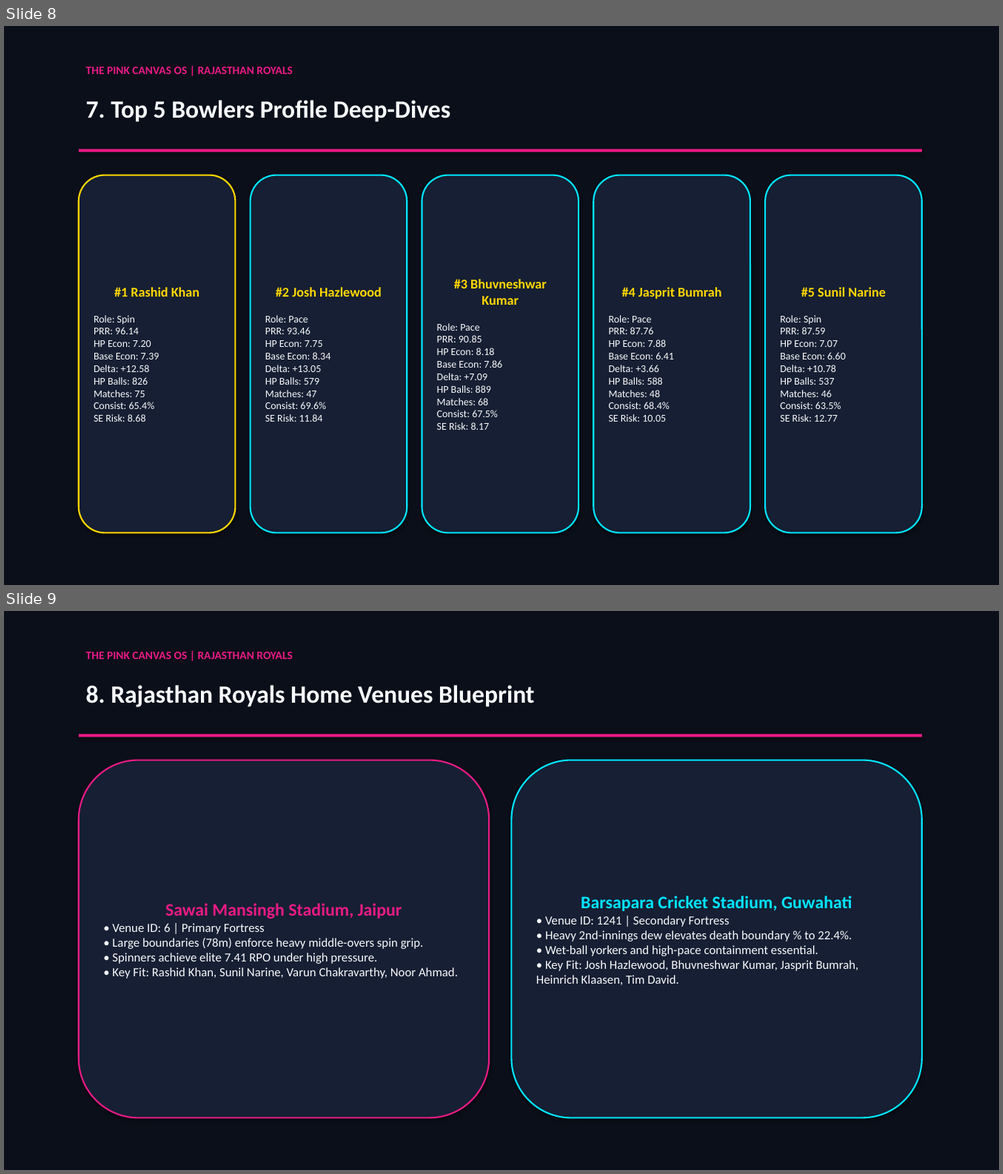
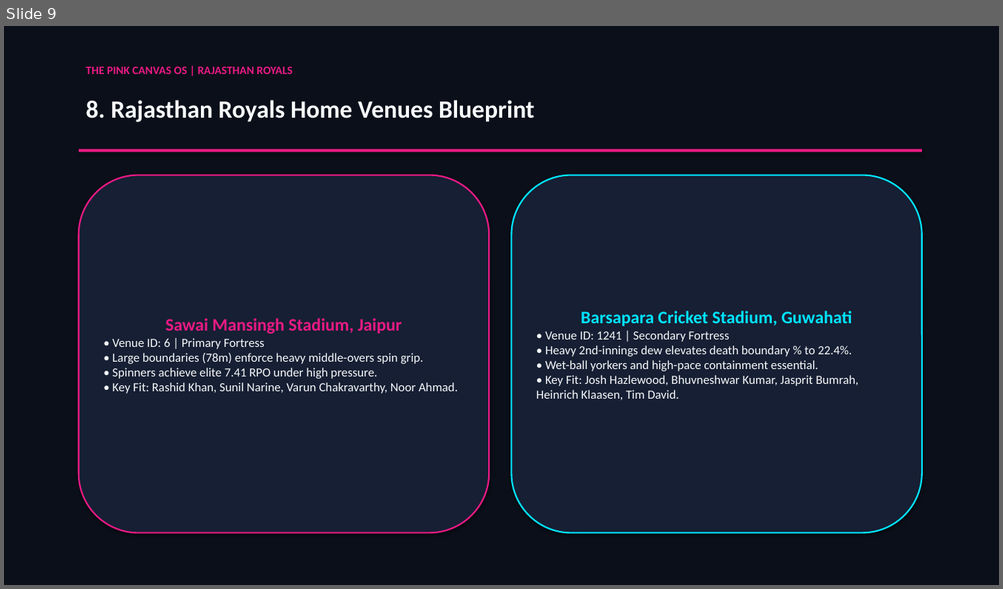
Before and after one commit to passionate-coder26/SupeRR-selector, a slide deck: assets/SupeRR_Selector_S2_Methodology_Report.pptx. Shown one above the other, each under a label of ours: slides 8 and 9 before the commit, slide 9 after it. The pictures are 1003x1174 and 1003x589 pixels, drawn with LibreOffice and Linux fonts; fonts in the diff are those of the drawing. Boxes give left, top, right and bottom in pixels: in the first picture for what was removed or moved away, otherwise in the second. Text is boxed around its words. In the diff, an @@ line names an element or a change of style, - is before the commit and + after.

```diff
--- a/assets/SupeRR_Selector_S2_Methodology_Report.pptx
+++ b/assets/SupeRR_Selector_S2_Methodology_Report.pptx
@@ slide 8 removed at (4,26,999,585), background #0B0F19 @@
@@ text removed at (86,67,292,74) @@
-THE PINK CANVAS OS | RAJASTHAN ROYALS
@@ text removed at (86,100,451,122) @@
-7. Top 5 Bowlers Profile Deep-Dives
@@ rectangle removed at (79,149,922,152) @@
@@ rounded rectangle removed at (79,175,236,534) @@
-#1 Rashid Khan
-Role: Spin
-PRR: 96.14
-HP Econ: 7.20
-Base Econ: 7.39
-Delta: +12.58
-HP Balls: 826
-Matches: 75
-Consist: 65.4%
-SE Risk: 8.68
@@ rounded rectangle removed at (250,175,407,534) @@
-#2 Josh Hazlewood
-Role: Pace
-PRR: 93.46
-HP Econ: 7.75
-Base Econ: 8.34
-Delta: +13.05
-HP Balls: 579
-Matches: 47
-Consist: 69.6%
-SE Risk: 11.84
@@ rounded rectangle removed at (422,175,578,534) @@
-#3 Bhuvneshwar Kumar
-Role: Pace
-PRR: 90.85
-HP Econ: 8.18
-Base Econ: 7.86
-Delta: +7.09
-HP Balls: 889
-Matches: 68
-Consist: 67.5%
-SE Risk: 8.17
@@ rounded rectangle removed at (594,175,750,534) @@
-#4 Jasprit Bumrah
-Role: Pace
-PRR: 87.76
-HP Econ: 7.88
-Base Econ: 6.41
-Delta: +3.66
-HP Balls: 588
-Matches: 48
-Consist: 68.4%
-SE Risk: 10.05
@@ rounded rectangle removed at (765,175,922,534) @@
-#5 Sunil Narine
-Role: Spin
-PRR: 87.59
-HP Econ: 7.07
-Base Econ: 6.60
-Delta: +10.78
-HP Balls: 537
-Matches: 46
-Consist: 63.5%
-SE Risk: 12.77
```
Also in this commit, not shown: 7 slides changed, 2 slides added, 1 other slide removed, 7 other files.
